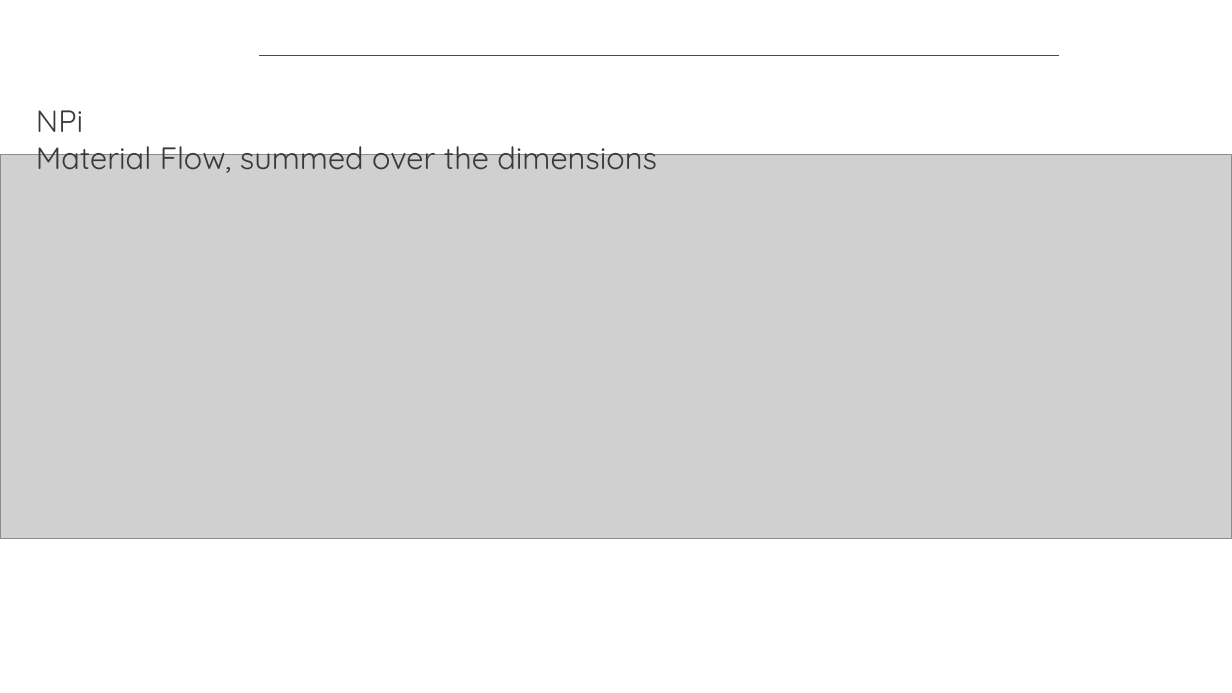
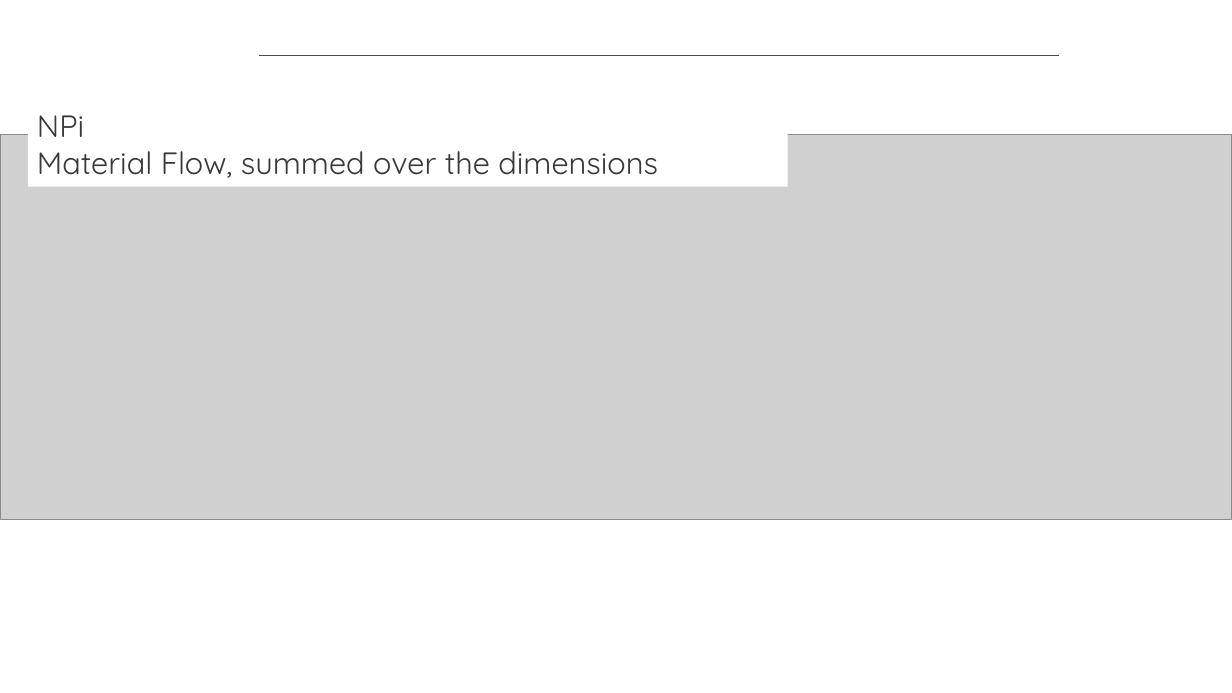
Before and after one commit to isabelapi/PAW_MFA_LCA_2025, a slide deck: slide 12 of presentation/dds_autumn_school_2025_paw_presentation_14-11-2025.pptx (slide 13 before the commit). Drawn at 1232x693 pixels with LibreOffice and Linux fonts; fonts in the diff are those of the drawing; grey boxes stand for pictures; background and template pictures are left out. Boxes give left, top, right and bottom in pixels: in the first picture for what was removed or moved away, otherwise in the second. Text is boxed around its words. In the diff, an @@ line names an element or a change of style, - is before the commit and + after.

Commit message:
Updated MFA picture

```diff
--- a/presentation/dds_autumn_school_2025_paw_presentation_14-11-2025.pptx
+++ b/presentation/dds_autumn_school_2025_paw_presentation_14-11-2025.pptx
@@ rectangle "NPi": place and size @@
-rectangle "NPi" at bbox=[36, 110, 657, 173]
+rectangle "NPi" at bbox=[28, 103, 787, 187]
@@ rectangle "NPi" at bbox=[28, 103, 787, 187]: fill none to #FFFFFF @@
@@ picture: place and size @@
-picture at bbox=[0, 154, 1232, 539]
+picture at bbox=[0, 135, 1232, 519]
```
Also in this commit, not shown: 5 other slides changed, 1 slide removed.
